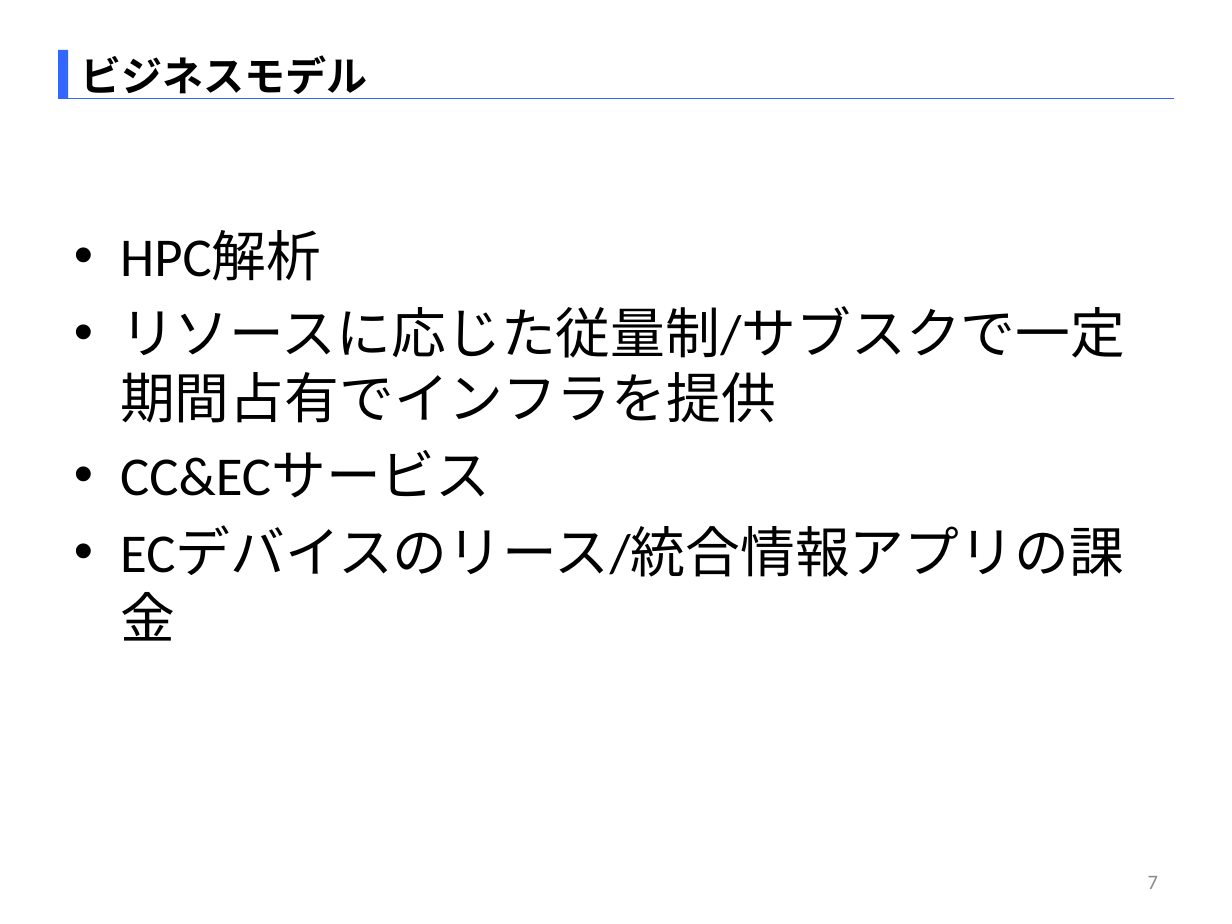
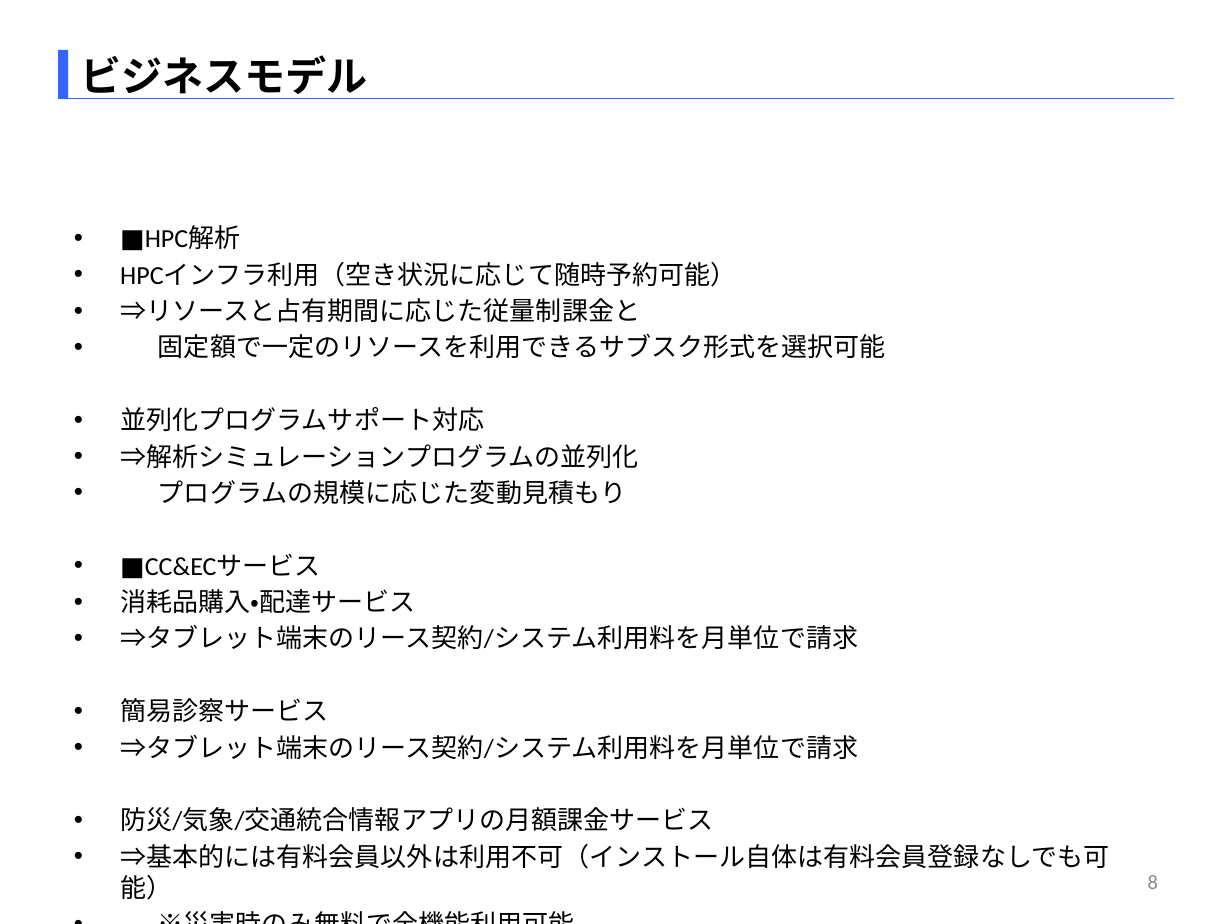
Before and after one commit to SITH-YN/PythonTool, a slide deck: slide 8 of Temp/EMB本部_中村洋太_290863_[HPC解析_CC&ECサービス].pptx (slide 7 before the commit). Drawn at 1232x924 pixels with LibreOffice and Linux fonts; fonts in the diff are those of the drawing. Boxes give left, top, right and bottom in pixels: in the first picture for what was removed or moved away, otherwise in the second. Text is boxed around its words. In the diff, an @@ line names an element or a change of style, - is before the commit and + after.

```diff
--- a/Temp/EMB本部_中村洋太_290863_[HPC解析_CC&ECサービス].pptx
+++ b/Temp/EMB本部_中村洋太_290863_[HPC解析_CC&ECサービス].pptx
@@ text at box(120, 227, 1110, 900): text changed; size 32 to 15.2 pt @@
-• HPC解析
-• リソースに応じた従量制/サブスクで一定期間占有でインフラを提供
-• CC&ECサービス
-• ECデバイスのリース/統合情報アプリの課金
+• ■HPC解析
+• HPCインフラ利用（空き状況に応じて随時予約可能）
+• ⇒リソースと占有期間に応じた従量制課金と
+• 固定額で一定のリソースを利用できるサブスク形式を選択可能
+• 並列化プログラムサポート対応
+• ⇒解析シミュレーションプログラムの並列化
+• プログラムの規模に応じた変動見積もり
+• ■CC&ECサービス
+• 消耗品購入・配達サービス
+• ⇒タブレット端末のリース契約/システム利用料を月単位で請求
+• 簡易診察サービス
+• ⇒タブレット端末のリース契約/システム利用料を月単位で請求
+• 防災/気象/交通統合情報アプリの月額課金サービス
+• ⇒基本的には有料会員以外は利用不可（インストール自体は有料会員登録なしでも可能）
+• ※災害時のみ無料で全機能利用可能
@@ page number at box(1148, 875, 1158, 889): text changed @@
-7
+8
```
Also in this commit, not shown: 7 other slides changed, 2 slides added.
